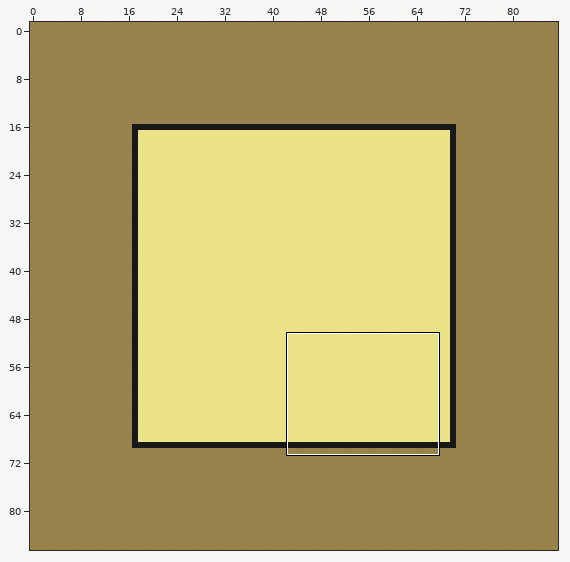
An edit to a level. Tiled map (JSON), public/assets/tilemaps/desert.json. Above, an overview of the earlier version with the close-up marked.
Close-up. Before the edit:
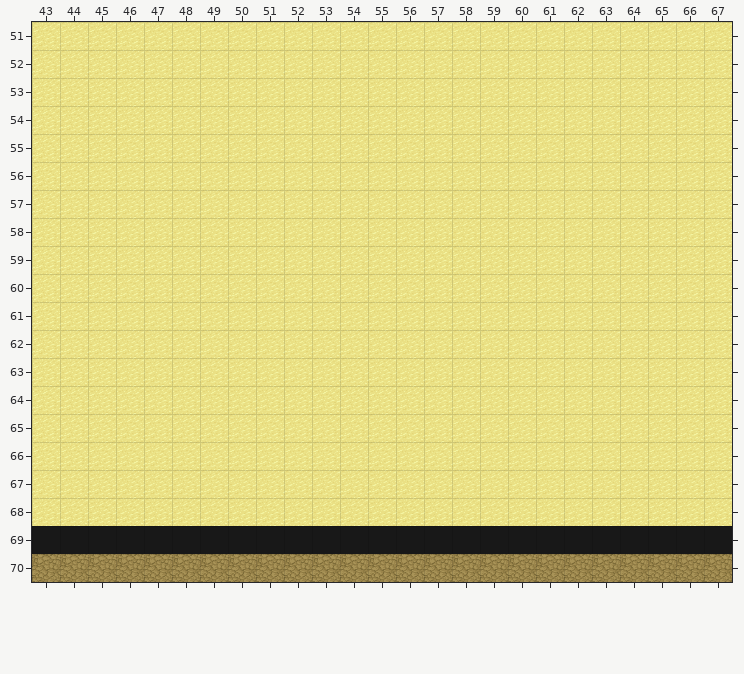
Cells are 32x32 px. Shown: x 43..67, y 51..70. The commit also changed other parts of the map, which this record leaves out. The old version is drawn lined up with the new one.
New version:
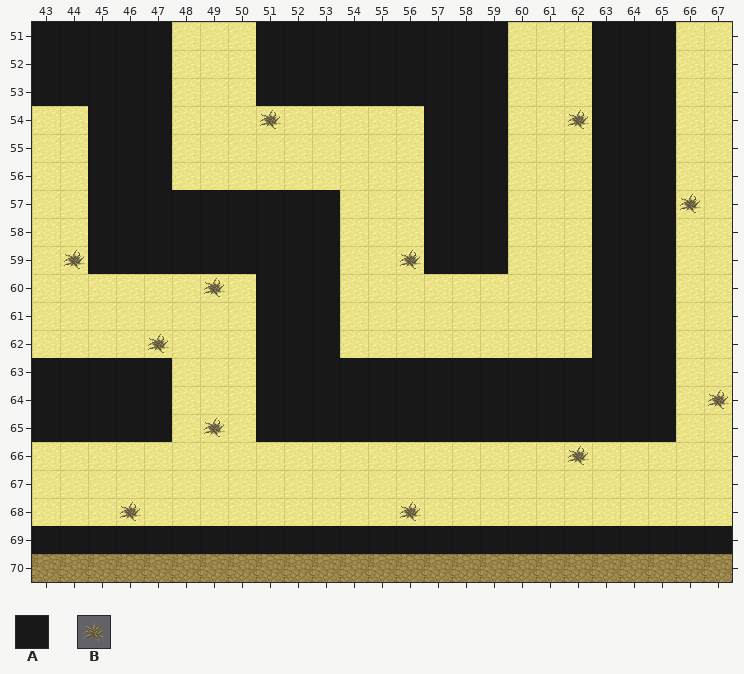
Key: from "merged_pipo": A 1118, B 1202.
_ is an empty cell.
What changed:
map size 88x88 -> 87x87 cells (old content now starts at 0,-1; both pictures use the new coordinates)
Layer "above":
y 54: x 51 _ -> B; x 62 _ -> B
y 57: x 66 _ -> B
y 59: x 44 _ -> B; x 56 _ -> B
y 60: x 49 _ -> B
y 62: x 47 _ -> B
y 64: x 67 _ -> B
y 65: x 49 _ -> B
y 66: x 62 _ -> B
y 68: x 46 _ -> B; x 56 _ -> B
Layer "collides":
y 51..53: x 43..47 _____ -> AAAAA; x 51..59 _________ -> AAAAAAAAA; x 63..65 ___ -> AAA
y 54..56: x 45..47 ___ -> AAA; x 57..59 ___ -> AAA; x 63..65 ___ -> AAA
y 57..59: x 45..53 _________ -> AAAAAAAAA; x 57..59 ___ -> AAA; x 63..65 ___ -> AAA
y 60..62: x 51..53 ___ -> AAA; x 63..65 ___ -> AAA
y 63..65: x 43..47 _____ -> AAAAA; x 51..65 _______________ -> AAAAAAAAAAAAAAA
